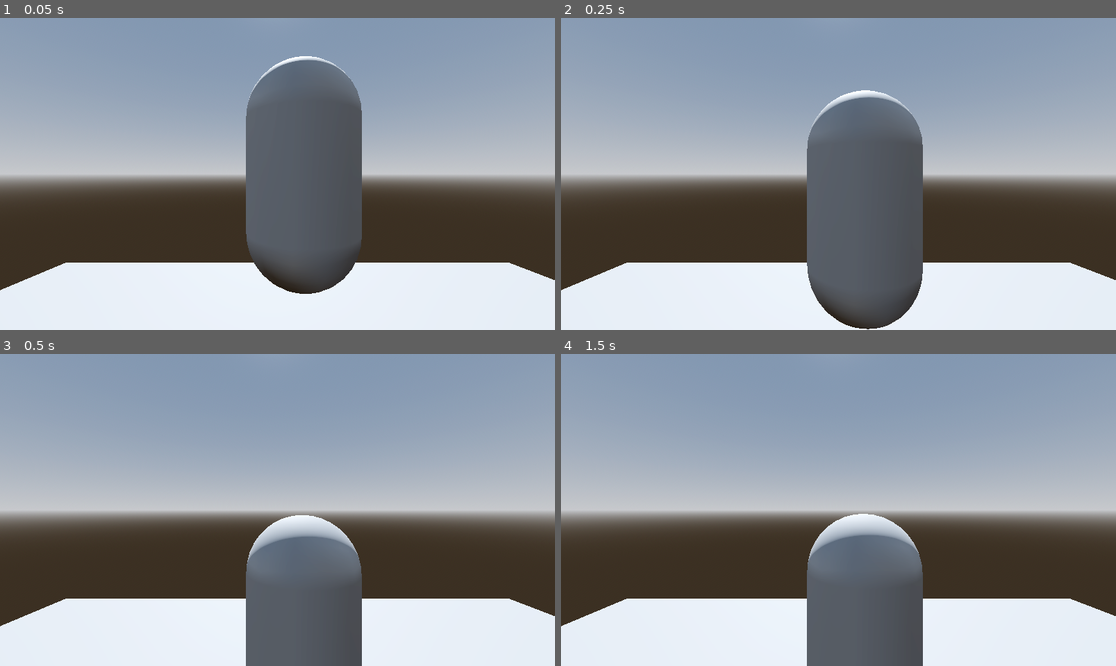
Above: before the commit, frames 1-4 (two rows, left to right).
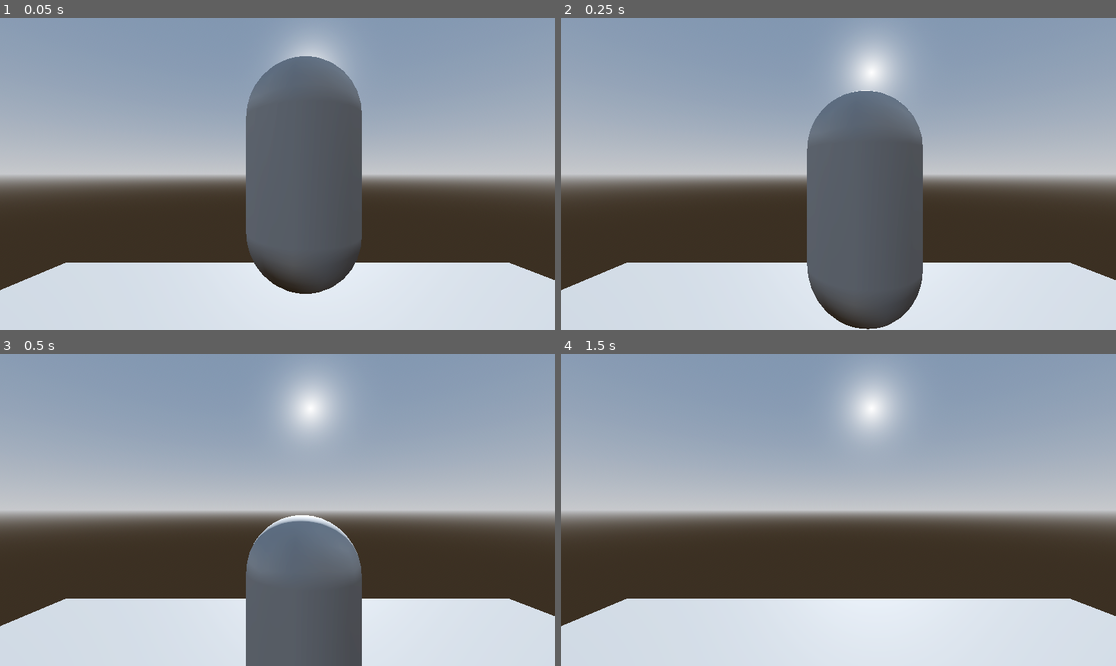
Above: after the commit, the same moments.

Repository: removeableox/Santiago
Game: Godot game, scene res://level.tscn
Two runs of this game, one before a commit and one after it. Both use one fixed random seed, a clock stepped at 60 frames per second and the inputs below. Before the commit the project has no main scene; this scene is started directly in both runs.
Inputs:
- Up to frame 1 (0.05 s): no input
- Up to frame 2 (0.25 s): no input
- Up to frame 3 (0.5 s): no input
- Up to frame 4 (1.5 s): hold D (move_right) 0.53-1.28 s; hold S (move_back) from 1.28 s (still down)

The runs differ from the first frame. In frame 1, 0.9% of the frame differs, in the area x 44-64%, y 4-28%; in frame 2, 2.2%; in frame 3, 3.1%; in frame 4, 12%, in the area x 44-66%, y 4-100%.

Commit message:
fixed player movement

Diff:
--- a/Player.gd
+++ b/Player.gd
@@ -7,9 +7,11 @@
 
 
 # Called every frame. 'delta' is the elapsed time since the previous frame.
-func physics_process(delta):
+func _physics_process(delta):
 	var input_vector := Vector3.ZERO
 	input_vector.x = Input.get_axis("move_left", "move_right")
 	input_vector.z = Input.get_axis("move_forward", "move_back")
 
-	apply_central_force(input_vector * 1200.0 * delta)
+	if input_vector != Vector3.ZERO:
+		print("Input Vector:", input_vector)
+		apply_central_force(input_vector * 1200.0 * delta)
--- a/level.tscn
+++ b/level.tscn
@@ -21,6 +21,8 @@
 [sub_resource type="ConcavePolygonShape3D" id="ConcavePolygonShape3D_k8l6j"]
 data = PackedVector3Array(5, 0, 5, -5, 0, 5, 5, 0, -5, -5, 0, 5, -5, 0, -5, 5, 0, -5)
 
+[sub_resource type="PhysicsMaterial" id="PhysicsMaterial_k3pg7"]
+
 [node name="Node3D" type="Node3D"]
 transform = Transform3D(1, 0, 0, 0, 1, 0, 0, 0, 1, 0, 0, -0.00522071)
 
@@ -28,7 +30,7 @@
 environment = SubResource("Environment_vndao")
 
 [node name="DirectionalLight3D" type="DirectionalLight3D" parent="."]
-transform = Transform3D(-0.999945, 0.00753272, -0.00727427, 0, 0.694658, 0.71934, 0.0104717, 0.7193, -0.69462, 0, 0, 0)
+transform = Transform3D(-0.967146, -0.215311, 0.135164, -0.142297, 0.89908, 0.414013, -0.210664, 0.381177, -0.90018, 0, 0, 0)
 shadow_enabled = true
 
 [node name="Camera3D" type="Camera3D" parent="."]
@@ -46,3 +48,4 @@
 
 [node name="Player" parent="." instance=ExtResource("1_5s8x2")]
 transform = Transform3D(1, 0, 0, 0, 1, 0, 0, 0, 1, 0, 2, -2)
+physics_material_override = SubResource("PhysicsMaterial_k3pg7")
--- a/project.godot
+++ b/project.godot
@@ -11,6 +11,7 @@
 [application]
 
 config/name="Sold"
+run/main_scene="res://level.tscn"
 config/features=PackedStringArray("4.2", "Forward Plus")
 config/icon="res://icon.svg"
 
Not shown: 1 places in level.tscn that only renumber resources
